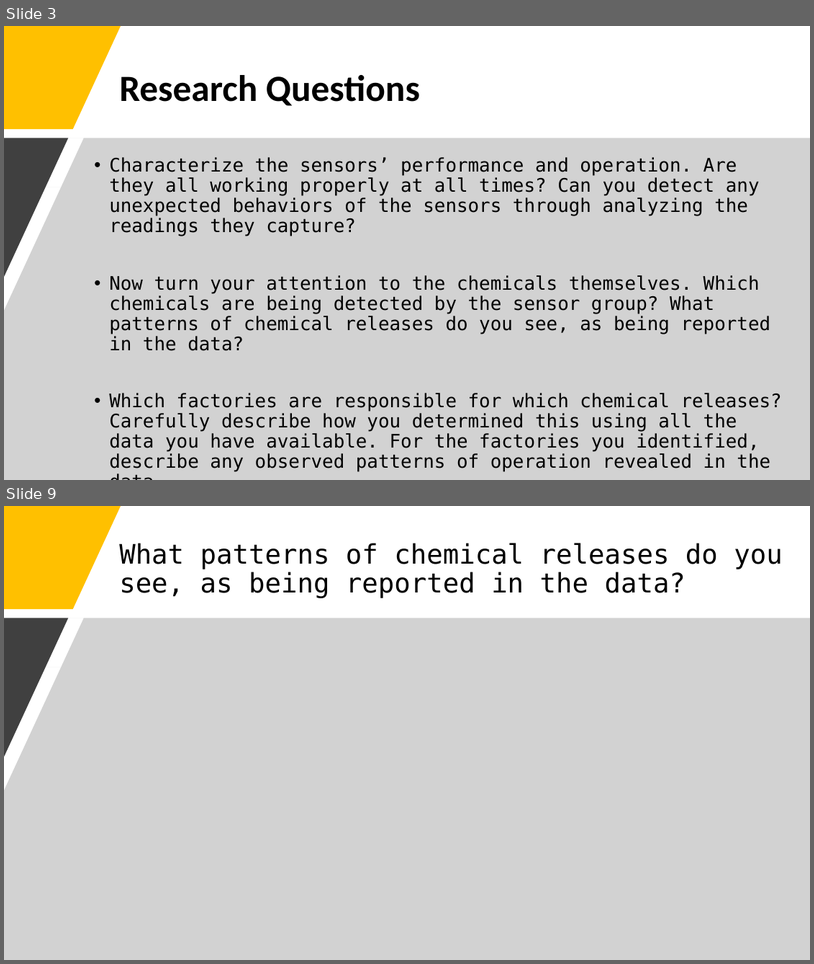
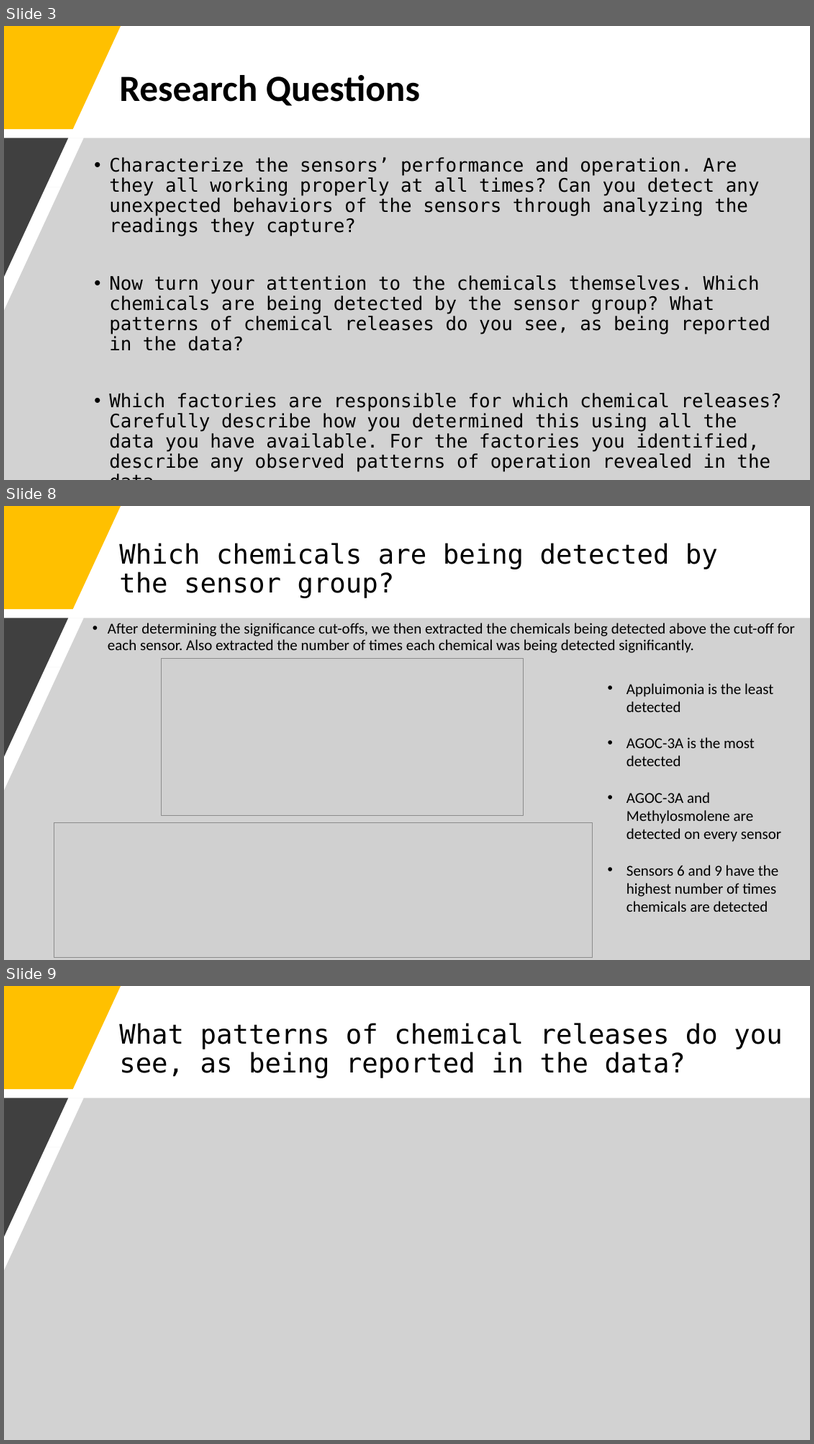
Before and after one commit to j-tice/capstone_final, a slide deck: Capstone Final Project Presentation.pptx. Shown one above the other, each under a label of ours: slides 3 and 9 before the commit, slides 3, 8 and 9 after it; the slides between them are not shown. The pictures are 814x964 and 814x1444 pixels, drawn with LibreOffice and Linux fonts; fonts in the diff are those of the drawing; grey boxes stand for pictures. Boxes give left, top, right and bottom in pixels: in the first picture for what was removed or moved away, otherwise in the second. Text is boxed around its words. In the diff, an @@ line names an element or a change of style, - is before the commit and + after.

```diff
--- a/Capstone Final Project Presentation.pptx
+++ b/Capstone Final Project Presentation.pptx
@@ slide 8 added at box(4, 506, 810, 960), background #FFFFFF @@
@@ freeform shape added at box(4, 506, 121, 609), fill #FFC000 @@
@@ title added at box(119, 543, 718, 598), 32 pt, text #000000 @@
+Which chemicals are being detected by the sensor group?
@@ freeform shape added at box(4, 618, 810, 960), fill #A6A6A6 at 50% opacity @@
@@ freeform shape added at box(4, 618, 68, 757), fill #404040 @@
@@ text added at box(108, 623, 795, 653), 18 pt, text #000000 @@
+• After determining the significance cut-offs, we then extracted the chemicals being detected above the cut-off for each sensor. Also extracted the number of times each chemical was being detected significantly.
@@ picture added at box(161, 659, 524, 815) @@
@@ text added at box(627, 683, 782, 911), 18 pt, text #000000 @@
+• Appluimonia is the least detected
+• AGOC-3A is the most detected
+• AGOC-3A and Methylosmolene are detected on every sensor
+• Sensors 6 and 9 have the highest number of times chemicals are detected
@@ picture added at box(54, 823, 593, 958) @@
```
Also in this commit, not shown: 2 slides changed, 2 other slides added, 2 slides removed, 2 other files.
